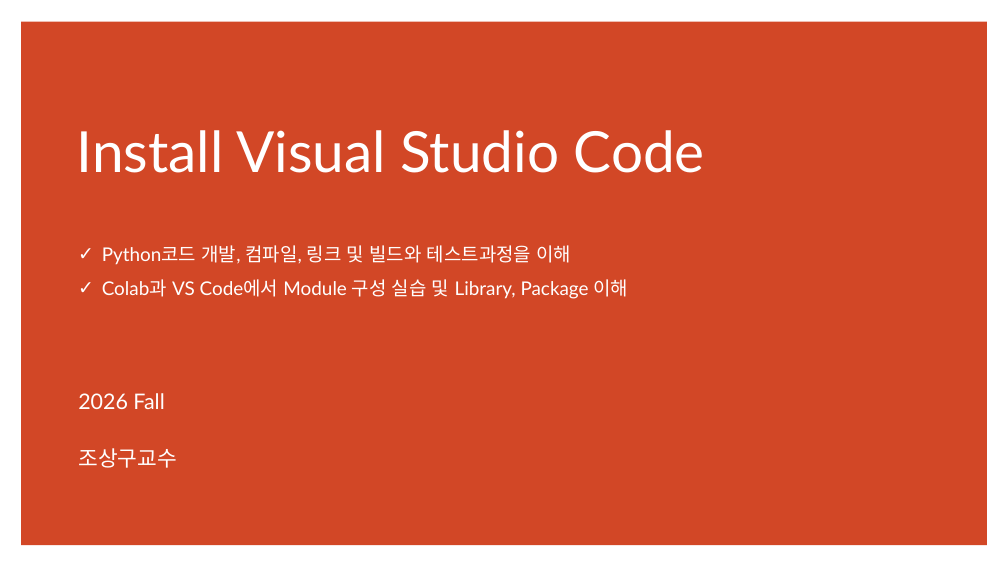
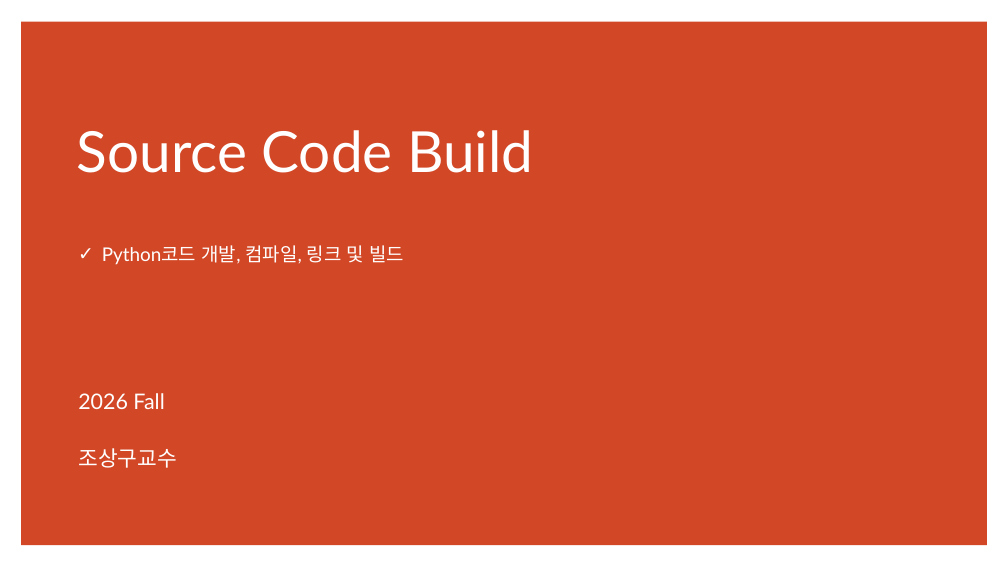
Before and after one commit to ancestor9/2026_Fall_Application-Deployment, a slide deck: slide 6 of App Deployment.pptx. Drawn at 1008x567 pixels with LibreOffice and Linux fonts; fonts in the diff are those of the drawing. Boxes give left, top, right and bottom in pixels: in the first picture for what was removed or moved away, otherwise in the second. Text is boxed around its words. In the diff, an @@ line names an element or a change of style, - is before the commit and + after.

```diff
--- a/App Deployment.pptx
+++ b/App Deployment.pptx
@@ title at bbox=[77, 130, 533, 173]: text changed @@
-Install Visual Studio Code
+Source Code Build
@@ text at bbox=[102, 245, 405, 265]: text changed @@
-✓ Python코드 개발, 컴파일, 링크 및 빌드와 테스트과정을 이해
-✓ Colab과 VS Code에서 Module 구성 실습 및 Library, Package 이해
+✓ Python코드 개발, 컴파일, 링크 및 빌드
```
Also in this commit, not shown: 11 other slides changed, 10 slides added.
